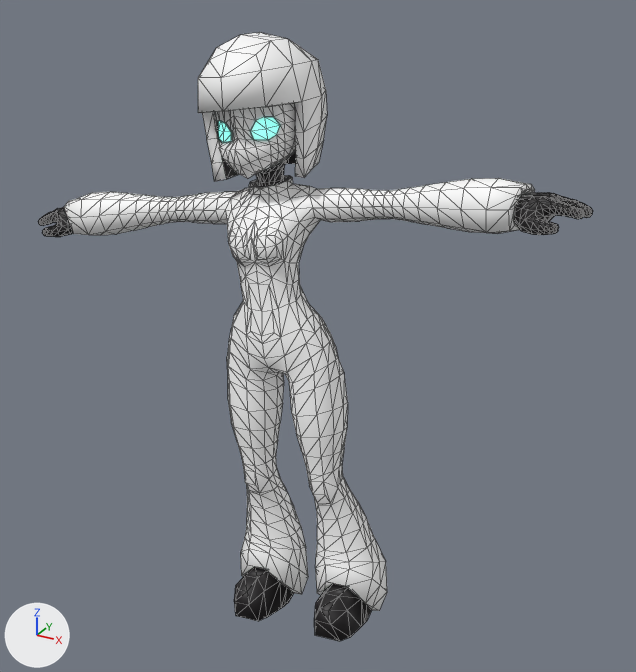
Two versions of the glTF model assets/models/helper.glb, one commit apart.
One viewpoint serves both versions: a camera (50 mm lens) standing at (0.418, -0.683, 0.656) and looking at (0.023, 0.034, 0.297). The axes (+X, +Y, +Z) are drawn at lower left. The lights are the same throughout. Mesh edges are drawn as thin lines. Vertices at the same position are counted once.

The older version as bpy lines, for what is in view:
```python
me_plane = bpy.data.meshes.new('Plane')
me_plane.from_pydata(...)  # 1862 vertices, 3716 faces; spans x -0.321..0.279, y -0.074..0.1, z -0.01..0.585
# faces by material slot: [3700, 16]
me_plane.materials.append(mat_atlas)  # picture img_palette
me_plane.materials.append(mat_atlas_emission)
ob_body = bpy.data.objects.new('Body', me_plane)
ob_body.location = (0.0, 0.0, 0.0)
```
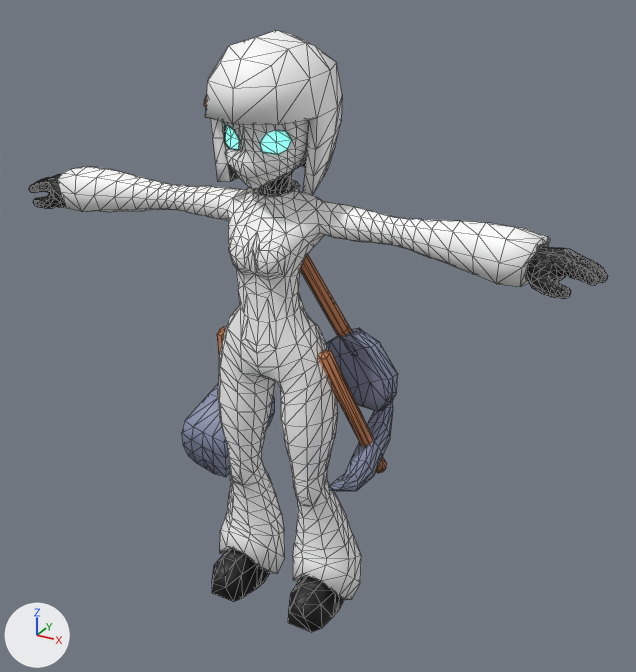
Changed parts and their boxes (x1, y1, x2, y2) in the pictures (636 x 672 px):
```json
{"object": "Body", "change": "reshaped", "before": [38, 32, 593, 641], "after": [29, 30, 608, 632]}
{"object": "Shovel", "change": "added", "after": [204, 95, 398, 411], "on screen": "blue"}
{"object": "Pickaxe", "change": "added", "after": [318, 349, 393, 491]}
{"object": "Hammer", "change": "added", "after": [182, 327, 275, 477], "on screen": "blue"}
```

The change, as JSON lines over the scene's bpy script:
```json
{"block": "me_plane", "where": "me_plane.from_pydata(...)  # 1862 vertices, 3716 faces; spans x -0.321..0.279, y -0.074..0.1, z -0.01..0.585"}
{"block": "me_plane", "where": "# used by ob_body; location = (0.0, 0.0, 0.0)"}
{"block": "me_plane", "change": "me_plane part 1: the whole mesh is multiplied about its middle by the matrix ((0.989, 0.016, 0.147), (0.0, 0.995, -0.104), (-0.147, 0.103, 0.984)), then moved by (0.001, -0.014, 0.004)"}
{"op": "add", "block": "me_cube_001", "code": ["me_cube_001 = bpy.data.meshes.new('Cube.001')", "me_cube_001.from_pydata(...)  # 88 vertices, 168 faces; spans x -0.093..0.116, y 0.015..0.052, z 0.228..0.529", "me_cube_001.materials.append(mat_atlas)  # picture img_palette"]}
{"op": "add", "block": "me_cube", "code": ["me_cube = bpy.data.meshes.new('Cube')", "me_cube.from_pydata(...)  # 106 vertices, 204 faces; spans x 0.05..0.102, y -0.059..0.095, z 0.157..0.306", "me_cube.materials.append(mat_atlas)  # picture img_palette"]}
{"op": "add", "block": "me_cube_002", "code": ["me_cube_002 = bpy.data.meshes.new('Cube.002')", "me_cube_002.from_pydata(...)  # 88 vertices, 168 faces; spans x -0.131..-0.049, y -0.021..0.094, z 0.112..0.306", "me_cube_002.materials.append(mat_atlas)  # picture img_palette"]}
{"op": "add", "block": "ob_shovel", "code": ["ob_shovel = bpy.data.objects.new('Shovel', me_cube_001)", "ob_shovel.location = (0.0, 0.0, 0.0)"]}
{"op": "add", "block": "ob_pickaxe", "code": ["ob_pickaxe = bpy.data.objects.new('Pickaxe', me_cube)", "ob_pickaxe.location = (0.0, 0.0, 0.0)"]}
{"op": "add", "block": "ob_hammer", "code": ["ob_hammer = bpy.data.objects.new('Hammer', me_cube_002)", "ob_hammer.location = (0.0, 0.0, 0.0)"]}
```
